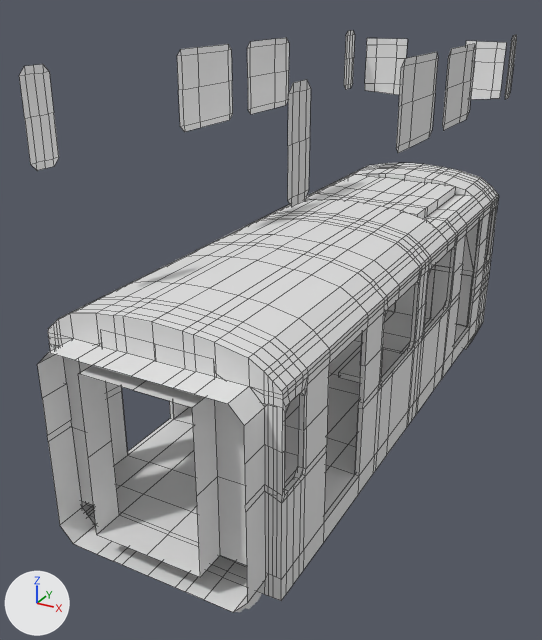
The Blender file hr4000/blender/hr4000.blend: old version first, new version second.
Both versions are drawn from a camera (50 mm lens) standing at (29.5, -66.0, 43.6) and looking at (-4.3, -4.5, 12.8). Arrows for +X, +Y and +Z are at lower left; the lights stay in place. Mesh edges are drawn as thin lines on the coarser meshes.

The scene before the commit, as lines of its bpy script (objects in view):
```python
me_cube = bpy.data.meshes.new('Cube')
me_cube.from_pydata(...)  # 1933 vertices, 1812 faces; spans x -1.0..1.0, y -3.16..3.02, z -1.27..2.6
me_cube.materials.append(mat_material)  # white #e7e7e7
me_cube_001 = bpy.data.meshes.new('Cube.001')
me_cube_001.from_pydata(...)  # 524 vertices, 506 faces; spans x -1.0..1.0, y -3.16..2.98, z -0.8..0.83
me_cube_002 = bpy.data.meshes.new('Cube.002')
me_cube_002.from_pydata(...)  # a box spanning x -4.0..2.0, y -3.6..3.6, z -0.3..0.3
ob_seat = bpy.data.objects.new('Seat', me_cube_002)
ob_seat.location = (7.0, 0.0, 8.0)
ob_wagon_exterior = bpy.data.objects.new('Wagon Exterior', me_cube)
ob_wagon_exterior.location = (0.0, 0.0, 13.0)
ob_wagon_exterior.scale = (10.0, 10.0, 10.0)
ob_wagon_interior = bpy.data.objects.new('Wagon Interior', me_cube_001)
ob_wagon_interior.location = (0.0, 0.0, 13.0)
ob_wagon_interior.scale = (10.0, 10.0, 10.0)
```
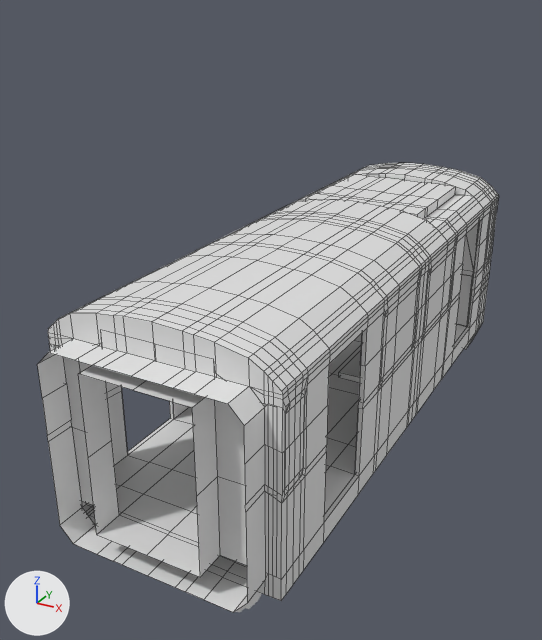
The change, as a diff of the scene's bpy script:
```diff
--- a/hr4000/blender/hr4000.blend.py
+++ b/hr4000/blender/hr4000.blend.py
@@ me_cube @@
 # used by ob_wagon_exterior; location = (0.0, 0.0, 13.0); scale = (10.0, 10.0, 10.0)
-me_cube.from_pydata(...)  # 1933 vertices, 1812 faces; spans x -1.0..1.0, y -3.16..3.02, z -1.27..2.6
+me_cube.from_pydata(...)  # 1933 vertices, 1808 faces; spans x -1.0..1.0, y -3.16..3.02, z -1.27..1.0
+# me_cube part 1: the loose piece of 21 vertices spanning x -1.0, y -1.08..-0.19, z 1.91..2.6 is moved by (0.0, 0.0, -2.0)
+# me_cube part 2: the loose piece of 21 vertices spanning x 1.0, y -1.08..-0.19, z 1.91..2.6 is moved by (0.0, 0.0, -2.0)
+# me_cube part 3: the loose piece of 21 vertices spanning x -1.0, y 2.49..2.77, z 1.91..2.6 is moved by (0.0, 0.0, -2.0)
+# me_cube part 4: the loose piece of 21 vertices spanning x 1.0, y 2.49..2.77, z 1.91..2.6 is moved by (0.0, 0.0, -2.0)
+# me_cube part 5: the loose piece of 21 vertices spanning x 1.0, y 0.1..0.98, z 1.91..2.6 is moved by (0.0, 0.0, -2.0)
+# me_cube part 6: the loose piece of 21 vertices spanning x -1.0, y 0.1..0.98, z 1.91..2.6 is moved by (0.0, 0.0, -2.0)
+# me_cube part 7: the loose piece of 21 vertices spanning x 1.0, y -2.86..-2.58, z 1.91..2.6 is deleted
+# me_cube part 8: the loose piece of 21 vertices spanning x -1.0, y -2.86..-2.58, z 1.91..2.6 is deleted
+# me_cube part 9: the loose piece of 20 vertices spanning x -0.88..-0.38, y 2.88..2.98, z 1.82..2.5 is deleted
+# me_cube part 10: the loose piece of 20 vertices spanning x 0.36..0.86, y 2.88..2.98, z 1.82..2.5 is deleted
+# me_cube part 11
+# 52 faces are deleted
+# 29 vertices are added at x -1.0..1.0, y -2.8..2.98, z -0.18..0.6
+# 9 new vertices lie (0.0, 0.0, -0.05) away from vertices in x -1.0..1.0, y -2.86..-2.58, z 0.6
+# 9 new vertices lie (0.0, 0.0, -0.28) away from vertices in x -1.0..1.0, y -2.86..-2.58, z 0.55
+# 10 new vertices lie (0.0, 0.0, -0.31) away from vertices in x -1.0..1.0, y -2.86..2.98, z 0.27
+# 8 new vertices lie (0.0, -0.08, 0.0) away from vertices in x -1.0..1.0, y -2.72..-2.64, z -0.09..0.6
+# 6 new vertices lie (0.0, 0.0, -0.07) away from vertices in x -1.0..1.0, y -2.72..2.98, z 0.5..0.67
+# 6 new vertices lie (0.0, 0.0, -0.16) away from vertices in x -0.88..0.86, y 2.88..2.98, z 0.43
+# 5 new vertices lie (0.0, 0.0, -0.31) away from vertices in x -0.88..0.86, y 2.88..2.98, z 0.27
+# 108 new faces join them
 me_cube.materials.append(mat_material)
```

Changed parts and their boxes [x1, y1, x2, y2] in the pictures (542 x 640 px; the box of a moved part takes in the faces that stretch with it):
'Wagon Exterior', reshaped (7% narrower, 23% shorter)
    before: [19, 30, 517, 612]
    after: [37, 163, 499, 612]
part 1 of me_cube, moved or reshaped (not visible afterwards)
    before: [177, 44, 233, 132]
part 2 of me_cube, moved or reshaped
    before: [396, 52, 438, 153]
    after: [381, 281, 419, 382]
part 3 of me_cube, moved or reshaped (not visible afterwards)
    before: [344, 30, 355, 89]
part 4 of me_cube, moved or reshaped
    before: [505, 35, 517, 100]
    after: [485, 208, 496, 264]
part 5 of me_cube, moved or reshaped
    before: [442, 44, 476, 130]
    after: [424, 247, 455, 333]
part 6 of me_cube, moved or reshaped (not visible afterwards)
    before: [247, 38, 289, 114]
part 7 of me_cube, deleted
    before: [287, 80, 311, 207]
part 8 of me_cube, deleted
    before: [19, 64, 59, 171]
part 9 of me_cube, deleted
    before: [365, 38, 407, 95]
part 10 of me_cube, deleted
    before: [466, 41, 506, 99]
part 11 of me_cube, built on
    both: [282, 377, 308, 502]
